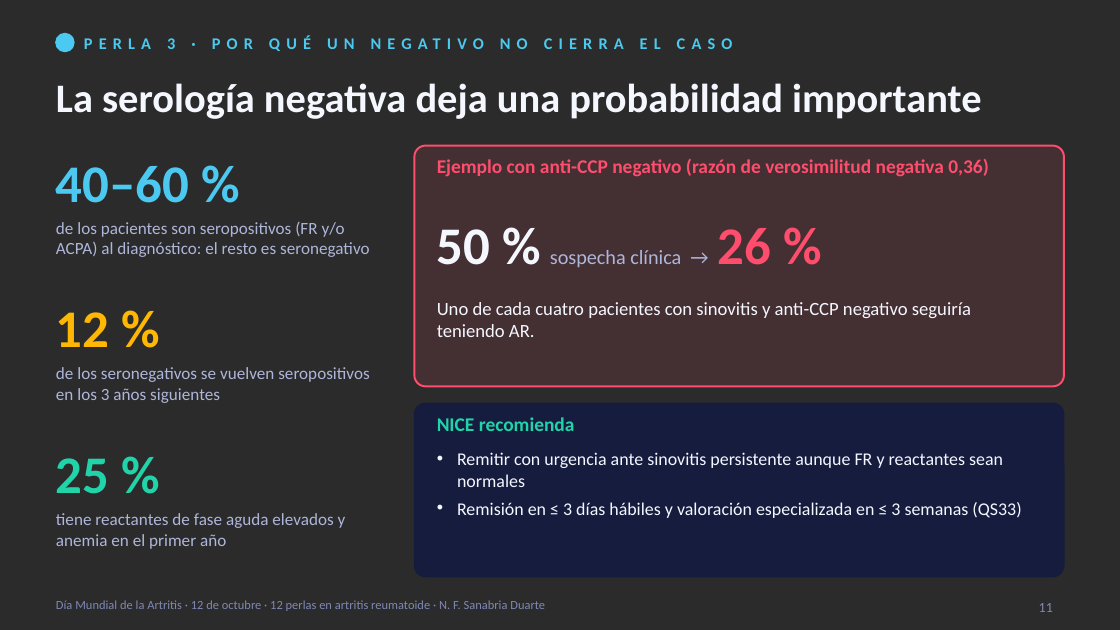
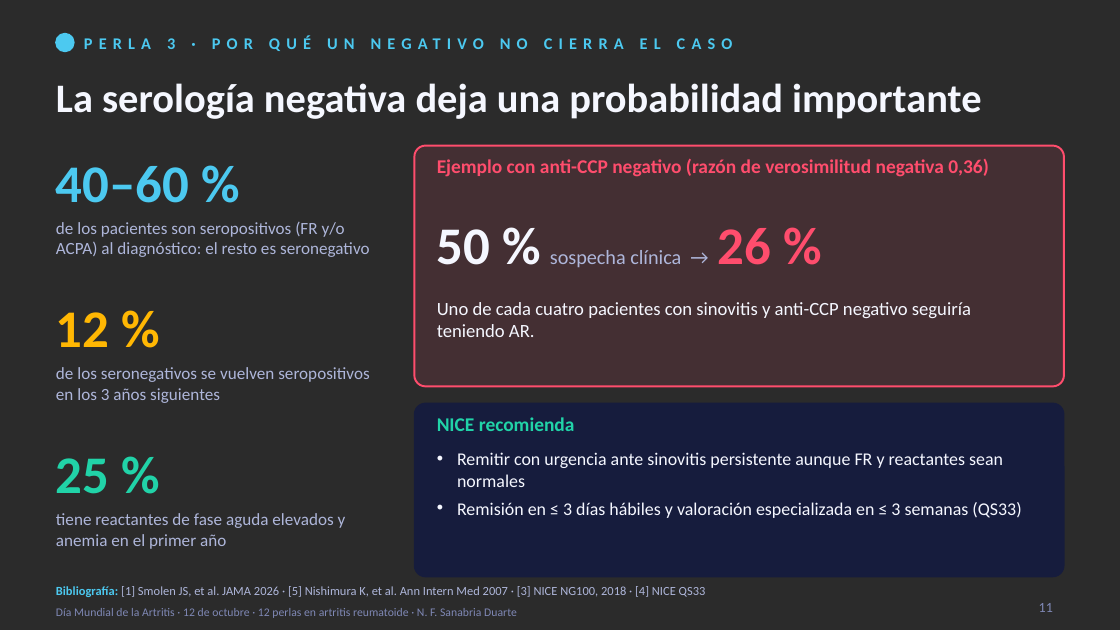
Before and after one commit to nestor120512/nes, a slide deck: slide 11 of 12_perlas_artritis_reumatoide.pptx. Drawn at 1120x630 pixels with LibreOffice and Linux fonts; fonts in the diff are those of the drawing; background and template pictures are left out; a plain dark background stands for a picture behind light text. Boxes give left, top, right and bottom in pixels: in the first picture for what was removed or moved away, otherwise in the second. Text is boxed around its words. In the diff, an @@ line names an element or a change of style, - is before the commit and + after.

```diff
--- a/12_perlas_artritis_reumatoide.pptx
+++ b/12_perlas_artritis_reumatoide.pptx
@@ text added at [56, 586, 706, 597], 8 pt, text #AEB6DA @@
+Bibliografía: [1] Smolen JS, et al. JAMA 2026 · [5] Nishimura K, et al. Ann Intern Med 2007 · [3] NICE NG100, 2018 · [4] NICE QS33
@@ text "Día Mundial de la Artritis ..." at [56, 608, 517, 618]: size 8 to 7.5 pt; vertical alignment top to middle @@
```
Also in this commit, not shown: 34 other slides changed.
